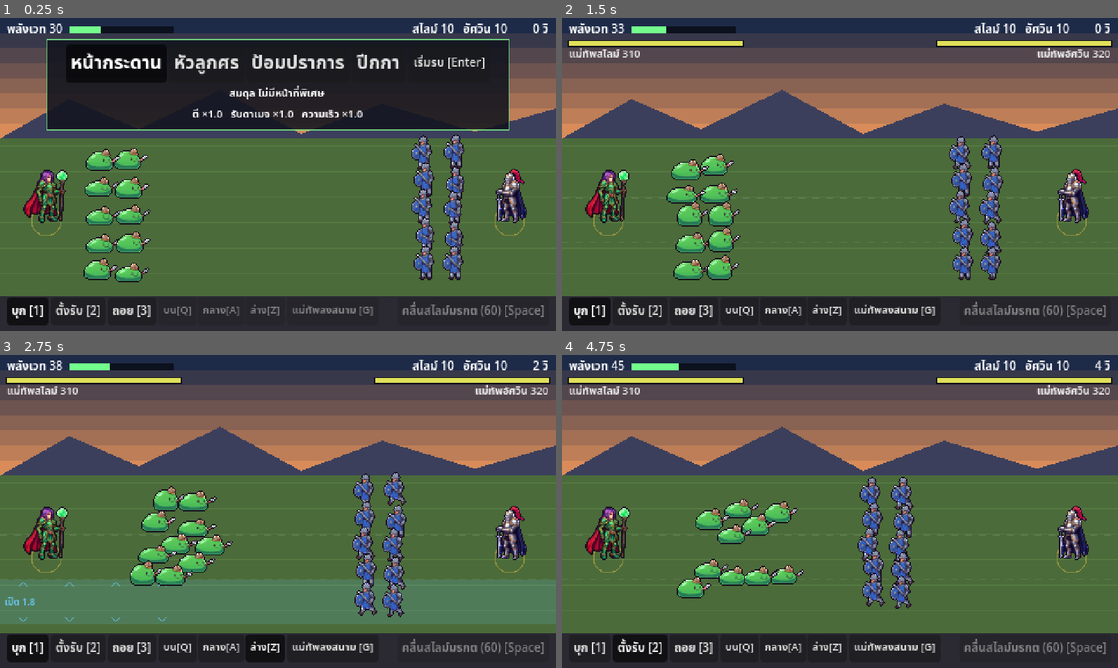
Above: before the commit, frames 1-4 (two rows, left to right).
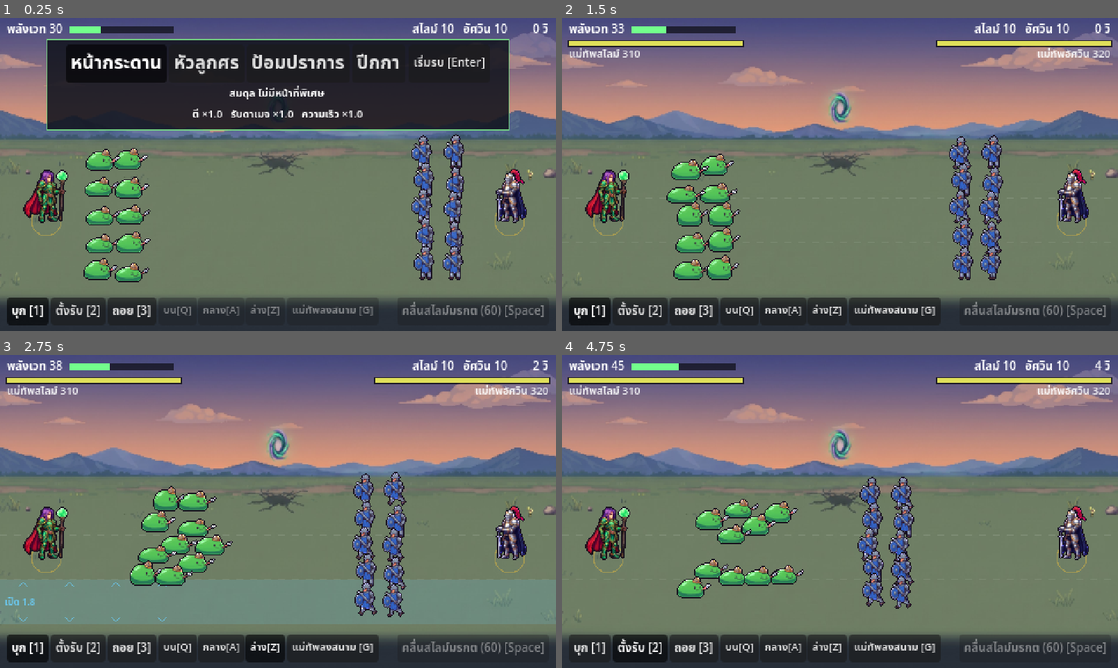
Above: after the commit, the same moments.

Repository: tomorrow-writer/GateFall
Game: Godot game, scene res://scenes/Battle.tscn
Same seed, same stepped clock (60 frames per second), same inputs: the game is played once before the commit and once after it.
Inputs (mouse positions are in pixels of both pictures, inside the frame that each line leads up to):
- Up to frame 1 (0.25 s): no input
- Up to frame 2 (1.5 s): click "เริ่มรบ [Enter]" at 0.5 s; tap Enter at 1.25, 1.35 s; move the mouse to (962, 158) at 1.27 s; hold Up from 1.28 s (still down); click (962, 158) at 1.42 s
- Up to frame 3 (2.75 s): tap Space at 1.52, 2.27 s; move the mouse to (166, 527) at 2.02 s; release Up at 2.03 s; hold Down from 2.03 s (still down); tap Keypad Enter at 2.1 s
- Up to frame 4 (4.75 s): move the mouse to (895, 442) at 2.77 s; release Down at 2.78 s; hold Up 2.78-4.28 s; tap 3 at 2.85 s; move the mouse to (812, 574) at 3.52 s; tap 1 at 3.6 s; click (812, 574) at 3.67 s; tap Space at 3.77, 4.52 s; move the mouse to (1006, 558) at 4.27 s; hold A from 4.28 s (still down); tap 2 at 4.35 s

The runs differ from the first frame. In frame 1, 58% of the frame differs, in the area x 0-100%, y 0-92%; in frame 2, 80%; in frame 3, 80%; in frame 4, 81%.

Commit message:
Battle background: dusk plains with a dimensional gate
- assets/backgrounds/battle_plains_dusk.png (480x270), cut from the AI
  source in art_src/backgrounds: horizon at y 104, ground stretched to
  y 104-240 so the bottom lane stays on lit grass, HUD strip below.
- field.background in battle_config.json picks the image; BattleView
  draws it and falls back to the drawn placeholder when it is missing.

Co-Authored-By: Claude Opus 5.5 <noreply@anthropic.com>
Claude-Session: https://claude.ai/code/session_01XNNexwSKALKR4cGerqKWVp

Diff:
--- a/gate-fall-game/data/battle_config.json
+++ b/gate-fall-game/data/battle_config.json
@@ -7,7 +7,9 @@
     "seed": 1
   },
 
+  "_field_note": "background = painted 480x270 image behind the battle (horizon at y 104, ground y 104-240, darker HUD strip below); leave it out to get the drawn placeholder.",
   "field": {
+    "background": "res://assets/backgrounds/battle_plains_dusk.png",
     "width": 480,
     "x_min": 10,
     "x_max": 470,
--- a/gate-fall-game/scripts/battle/BattleView.gd
+++ b/gate-fall-game/scripts/battle/BattleView.gd
@@ -45,6 +45,8 @@
 var _fx_sprites := {}  # effect id -> {tex, w, h, frames, fps, loop, foot}
 var _duel_t0 := -1.0  # view clock when the duel started
 var _duel_nums: Array = []  # {side (target), text, t0, col}
+var _bg: Texture2D = null  # field.background from the config (null = drawn placeholder)
+var _bg_path := ""
 
 
 func bind(s: BattleSim) -> void:
@@ -183,7 +185,17 @@
 
 
 func _draw_field() -> void:
-	# Sky (top band, behind the HUD)
+	# Painted background (480x270: horizon at y 104, ground to y 240, HUD strip below).
+	var path := ""
+	if sim != null:
+		path = str(sim.cfg.field.get("background", ""))
+	if path != _bg_path:
+		_bg_path = path
+		_bg = load(path) as Texture2D if path != "" and ResourceLoader.exists(path) else null
+	if _bg != null:
+		draw_texture_rect(_bg, Rect2(0, 0, 480, 270), false)
+		return
+	# Placeholder: sky (top band, behind the HUD)
 	var sky_top := Color("1d2a48")
 	var sky_low := Color("d98c5a")
 	for i in 8:
Binary file added: gate-fall-game/assets/backgrounds/battle_plains_dusk.png
Not shown, added: gate-fall-game/assets/backgrounds/battle_plains_dusk.png.import
Not shown, added: art_src/backgrounds/plains_dusk_ai_source.jpg
